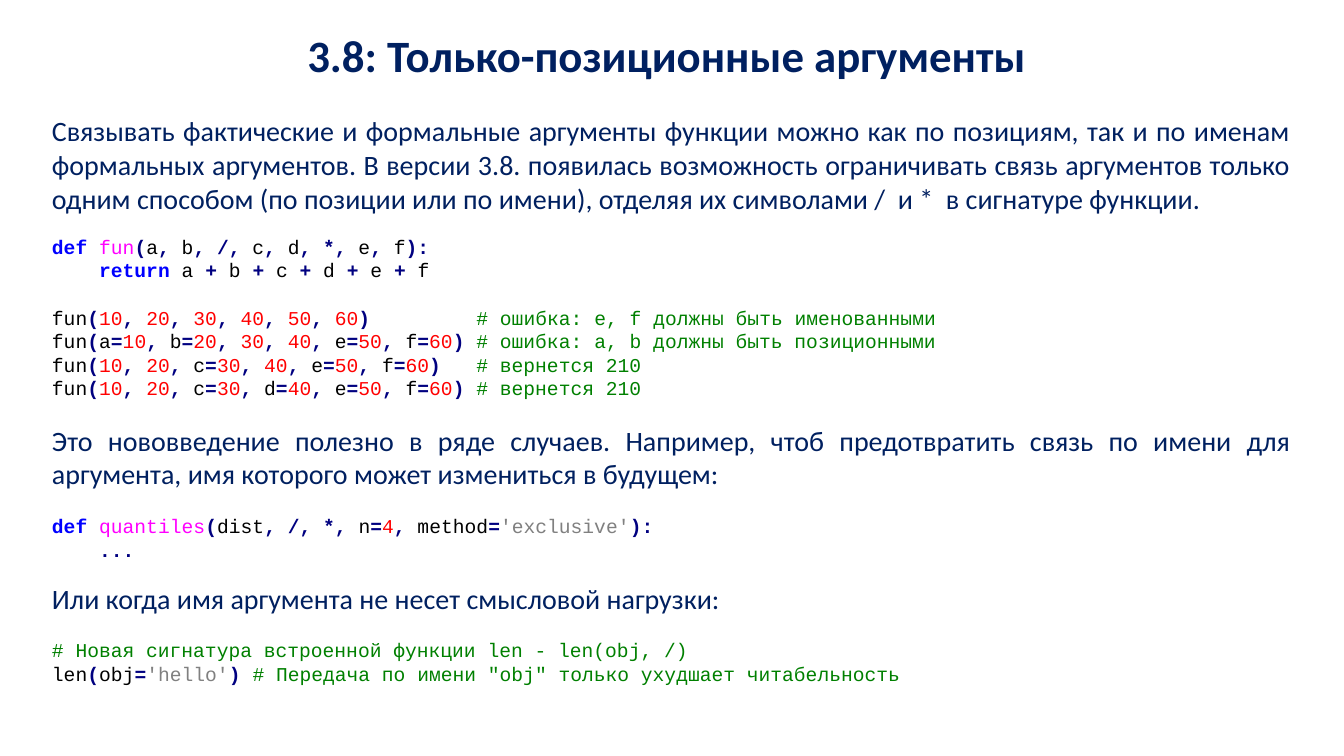
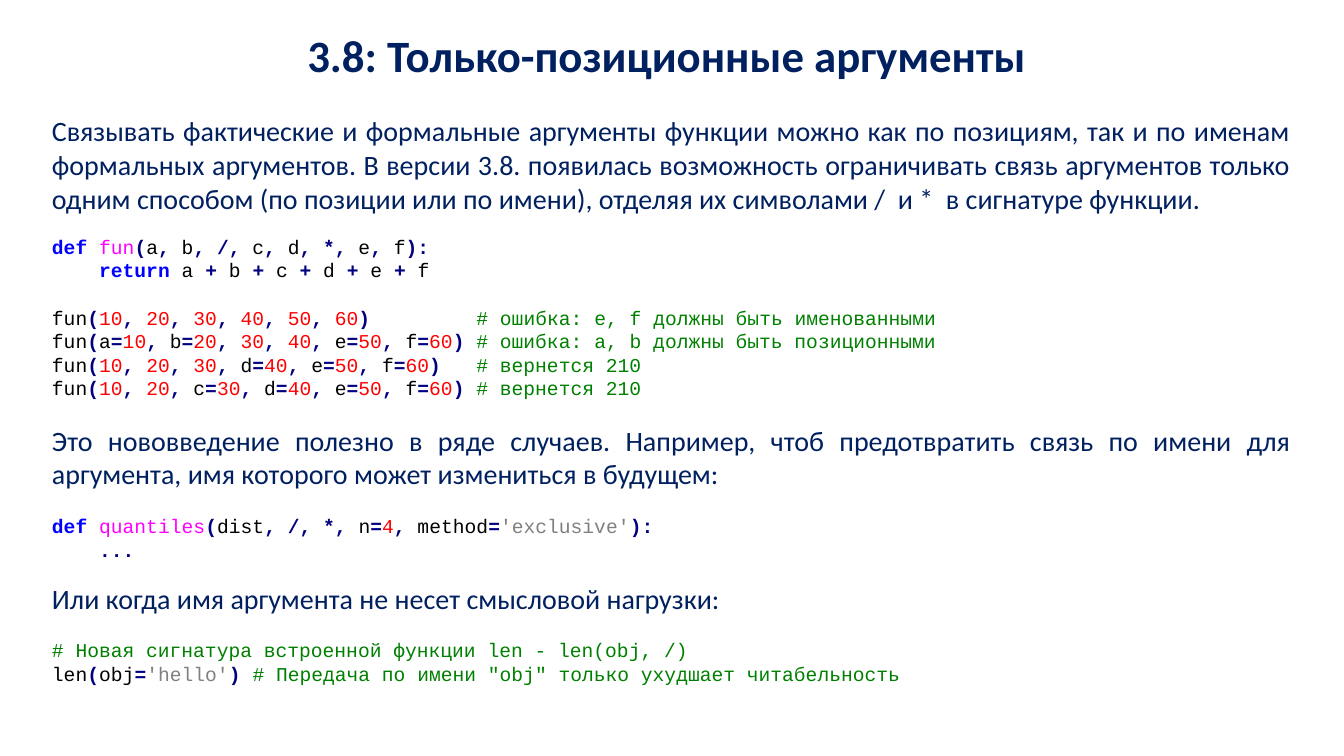
Before and after one commit to ZloiGaMeR/PythonCourseATIS, a slide deck: slide 3 of Lectures/py_lec_8.pptx. Drawn at 1344x756 pixels with LibreOffice and Linux fonts; fonts in the diff are those of the drawing; background and template pictures are left out. Boxes give left, top, right and bottom in pixels: in the first picture for what was removed or moved away, otherwise in the second. Text is boxed around its words. In the diff, an @@ line names an element or a change of style, - is before the commit and + after.

Commit message:
Fix lection8

```diff
--- a/Lectures/py_lec_8.pptx
+++ b/Lectures/py_lec_8.pptx
@@ text at bbox=[52, 358, 641, 376]: text changed @@
-fun(10, 20, c=30, 40, e=50, f=60) # вернется 210
+fun(10, 20, 30, d=40, e=50, f=60) # вернется 210
```
